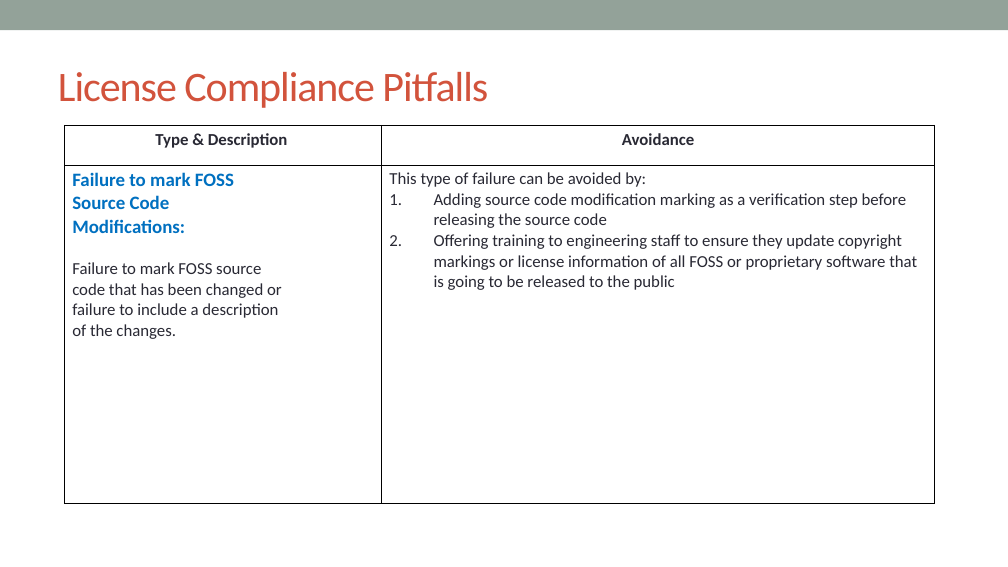
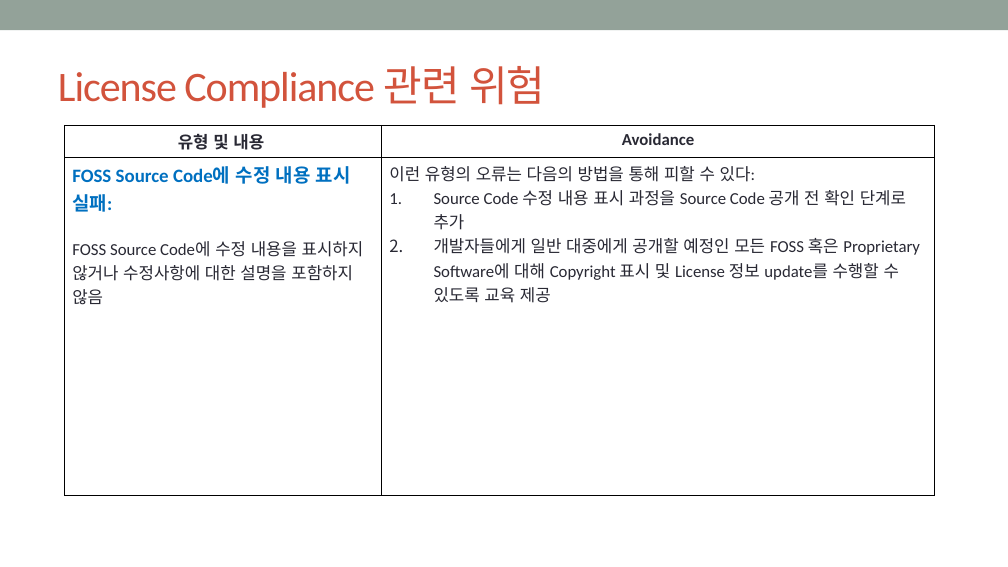
Before and after one commit to hakssung/openchain-curriculum-release-1-kor, a slide deck: slide 69 of slide/openchain-curriculum-release-1-kor.pptx. Drawn at 1008x567 pixels with LibreOffice and Linux fonts; fonts in the diff are those of the drawing; background and template pictures are left out. Boxes give left, top, right and bottom in pixels: in the first picture for what was removed or moved away, otherwise in the second. Text is boxed around its words. In the diff, an @@ line names an element or a change of style, - is before the commit and + after.

```diff
--- a/slide/openchain-curriculum-release-1-kor.pptx
+++ b/slide/openchain-curriculum-release-1-kor.pptx
@@ title at [58,66,545,108]: text changed @@
-License Compliance Pitfalls
+License Compliance 관련 위험
@@ table at [65,126,935,494] @@
-row 1, column 1: Type & Description
+row 1, column 1: 유형 및 내용
-row 2, column 1: Failure to mark FOSS / Source Code / Modifications: / Failure to mark FOSS source / code that has been changed or / failure to include a description / of the changes.
+row 2, column 1: FOSS Source Code에 수정 내용 표시 실패: / FOSS Source Code에 수정 내용을 표시하지 않거나 수정사항에 대한 설명을 포함하지 않음
-row 2, column 2: This type of failure can be avoided by: / Adding source code modification marking as a verification step before releasing the source code / Offering training to engineering staff to ensure they update copyright markings or license information of all FOSS or proprietary software that is going to be released to the public
+row 2, column 2: 이런 유형의 오류는 다음의 방법을 통해 피할 수 있다: / Source Code 수정 내용 표시 과정을 Source Code 공개 전 확인 단계로 추가 / 개발자들에게 일반 대중에게 공개할 예정인 모든 FOSS 혹은 Proprietary Software에 대해 Copyright 표시 및 License 정보 update를 수행할 수 있도록 교육 제공
```
Also in this commit, not shown: 12 other slides changed, 1 slide added, 1 slide removed.
